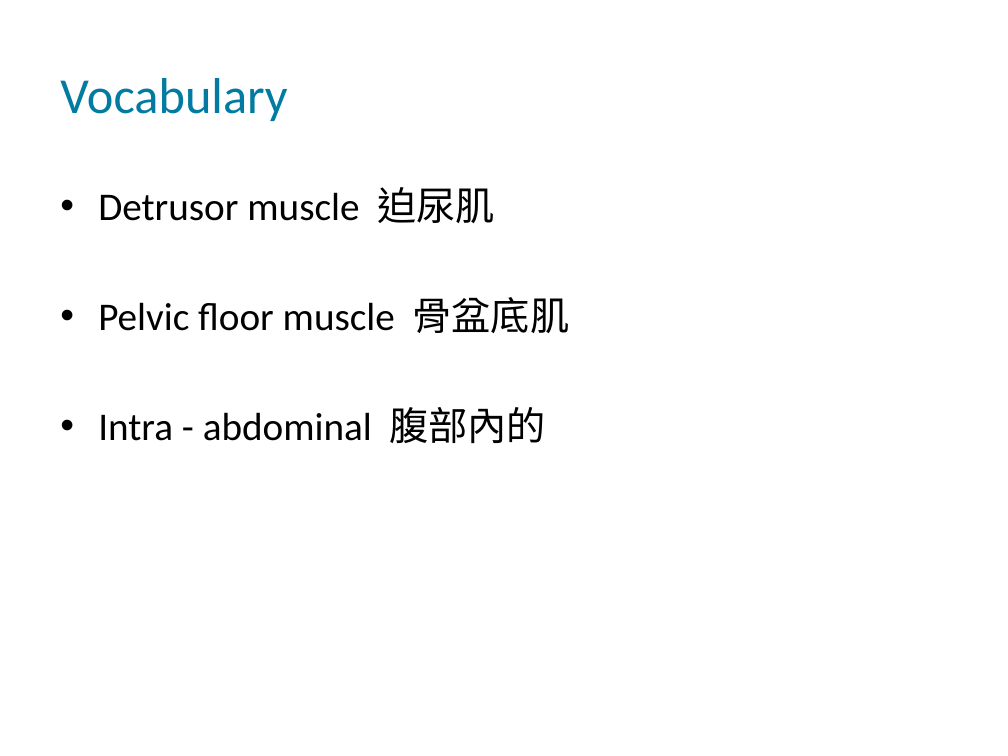
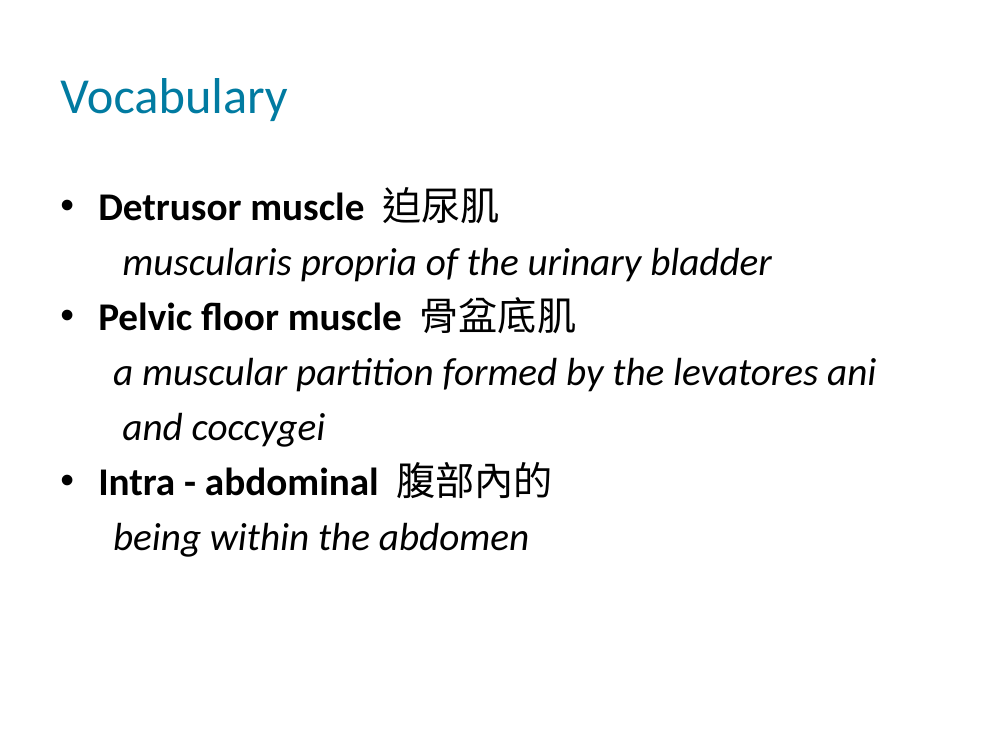
Before and after one commit to QuocVoong/R-Study-Lists, a slide deck: slide 4 of Medicine/5855_stethoscope_ppt/5855.pptx. Drawn at 1008x756 pixels with LibreOffice and Linux fonts; fonts in the diff are those of the drawing; background and template pictures are left out. Boxes give left, top, right and bottom in pixels: in the first picture for what was removed or moved away, otherwise in the second. Text is boxed around its words. In the diff, an @@ line names an element or a change of style, - is before the commit and + after.

```diff
--- a/Medicine/5855_stethoscope_ppt/5855.pptx
+++ b/Medicine/5855_stethoscope_ppt/5855.pptx
@@ text at bbox=[98, 187, 577, 498]: bold on in "Detrusor muscle", "Pelvic floor muscle", "Intra - abdominal" @@
@@ text at bbox=[122, 247, 772, 282]: paragraph added @@
+muscularis propria of the urinary bladder
@@ text at bbox=[113, 357, 876, 447]: paragraphs added @@
+a muscular partition formed by the levatores ani
+and coccygei
@@ text at bbox=[113, 522, 529, 557]: paragraph added @@
+being within the abdomen
```
Also in this commit, not shown: 6 other slides changed.
